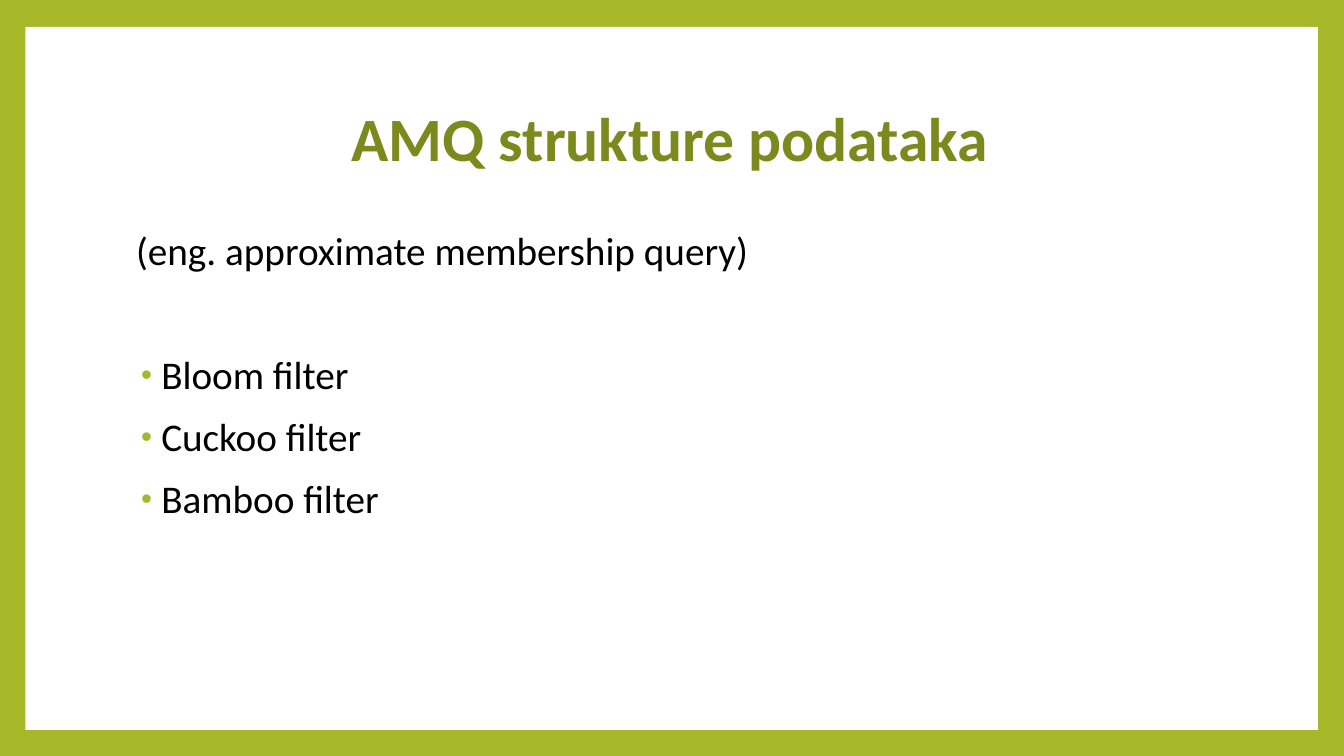
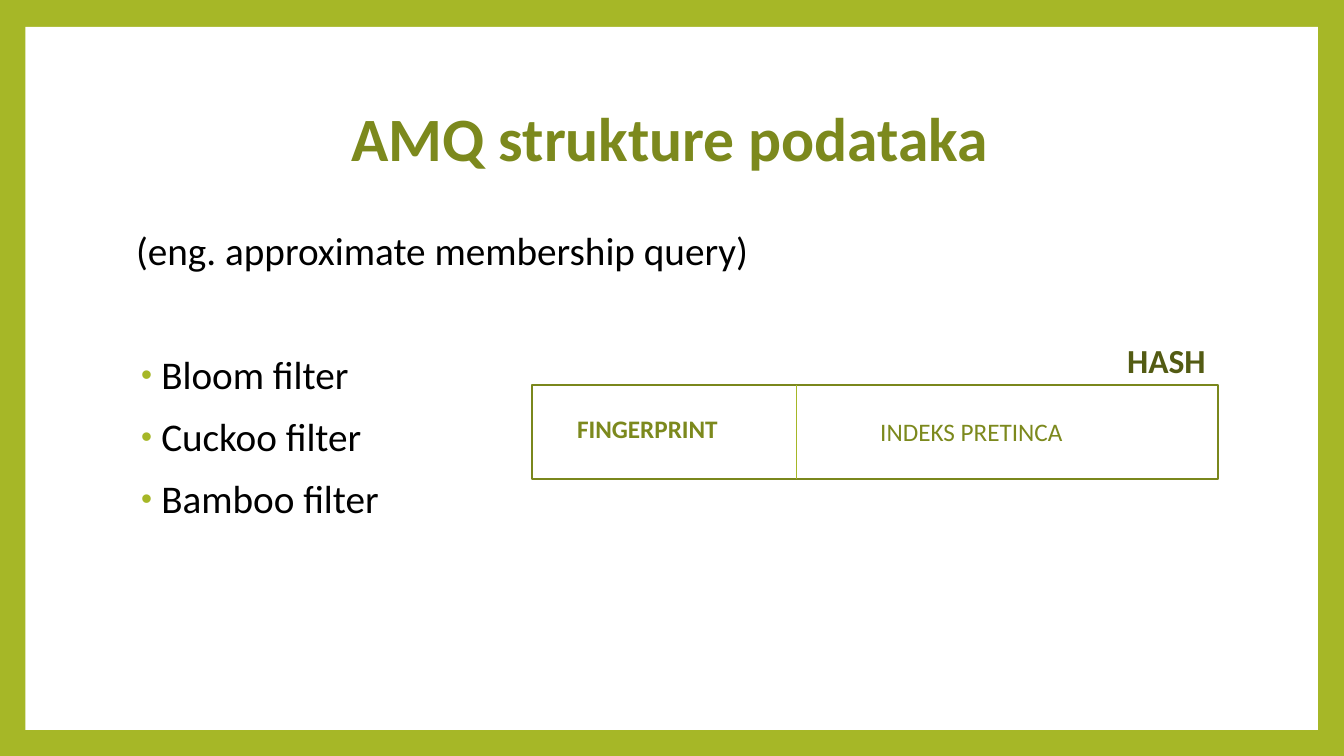
Before and after one commit to hrvojerados/bioinf, a slide deck: slide 2 of BambooFilterPreza.pptx. Drawn at 1344x756 pixels with LibreOffice and Linux fonts; fonts in the diff are those of the drawing. Boxes give left, top, right and bottom in pixels: in the first picture for what was removed or moved away, otherwise in the second. Text is boxed around its words. In the diff, an @@ line names an element or a change of style, - is before the commit and + after.

```diff
--- a/BambooFilterPreza.pptx
+++ b/BambooFilterPreza.pptx
@@ text added at [1127,351,1206,374], 24 pt, text #535C14, bold @@
+HASH
@@ rectangle added at [532,385,1219,480], fill #FFFFFF, outline #7B871D 1.5 pt @@
@@ line added from (798, 385) to (798, 480), #A6B727 0.79 pt @@
@@ text added at [577,421,718,438], 18 pt, text #7D891D, bold @@
+FINGERPRINT
@@ text added at [880,424,1063,441], 18 pt, text #7D891D @@
+INDEKS PRETINCA
```
Also in this commit, not shown: 1 other slide changed, 3 slides added, 2 slides removed.
